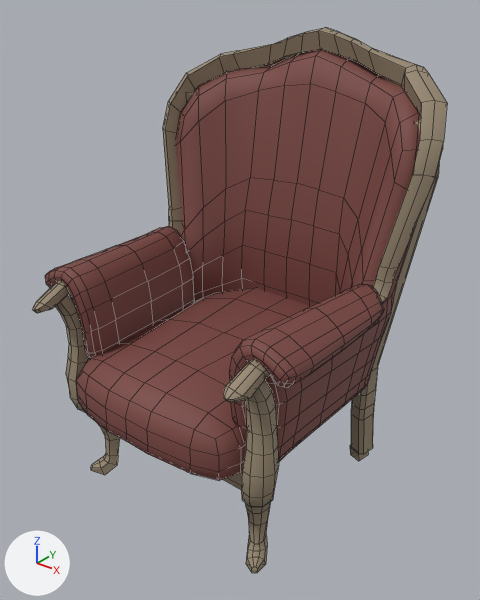
Renders of the FBX model Detective_Switch/Assets/Graphics/Statics/ChairPlush/ChairPlush.fbx from each side of a commit.
Camera for both pictures: a 50 mm lens placed at (7.054, 2.599, 1.591), pointed at (5.853, 4.1, 0.66). Arrows for +X, +Y and +Z are at lower left; the lights stay in place. Mesh edges are drawn as thin lines. Where no turn or scale is listed for an object, it has been applied to the vertices.

The first picture shows 'ChairPlush'.
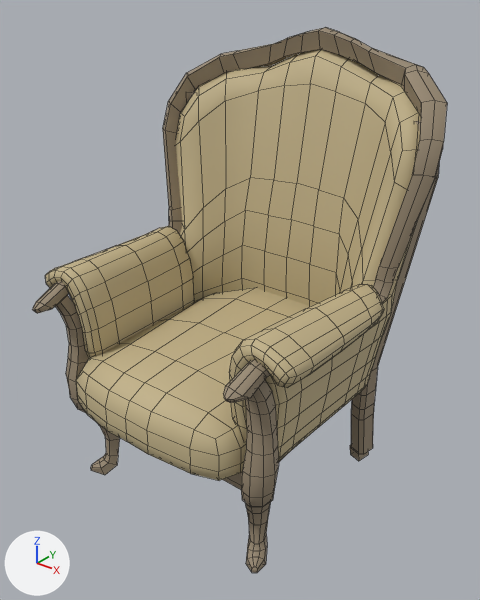
Where the change shows, as pixel boxes [x1, y1, x2, y2] in the pictures (480 x 600 px):
'ChairPlush', recoloured (brown to beige): [45, 44, 423, 481] in both

What changed in the scene script:
```text
Change mat_sofapillowmat:
    mat_sofapillowmat.base_color: (0.198, 0.063, 0.0545) -> (0.538, 0.445, 0.251)  # brown #7b4742 -> beige #c2b289
```
